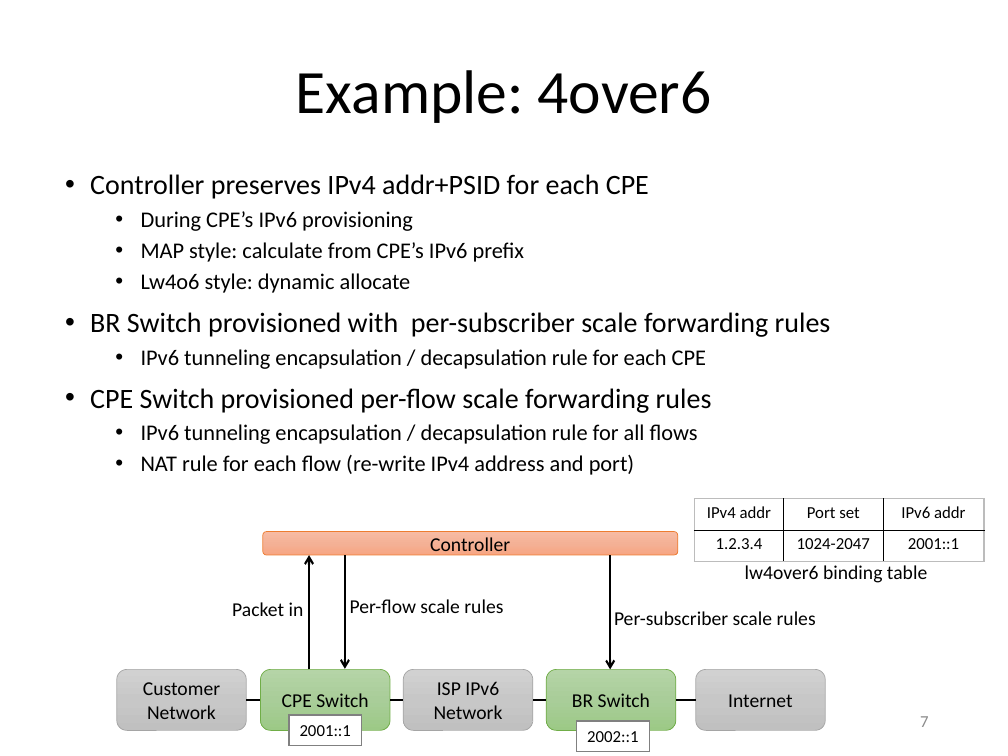
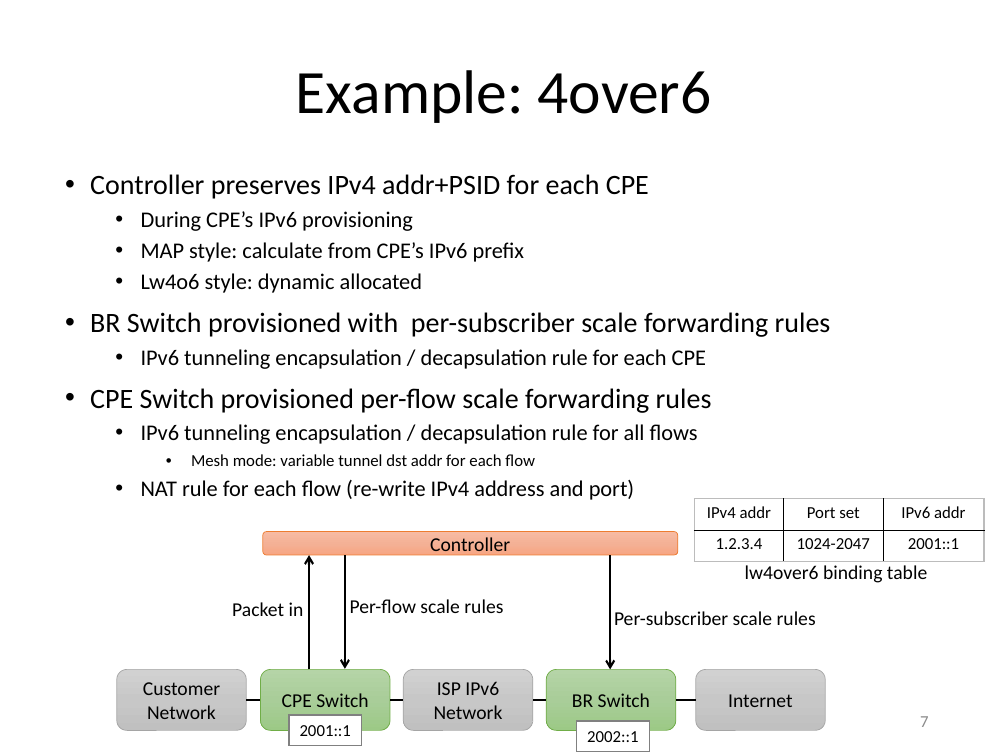
Before and after one commit to gnocuil/draft-sdn, a slide deck: slide 7 of Unified IPv6 Transition Framework With Flow-based Forwarding.pptx. Drawn at 1008x756 pixels with LibreOffice and Linux fonts; fonts in the diff are those of the drawing. Boxes give left, top, right and bottom in pixels: in the first picture for what was removed or moved away, otherwise in the second. Text is boxed around its words. In the diff, an @@ line names an element or a change of style, - is before the commit and + after.

```diff
--- a/Unified IPv6 Transition Framework With Flow-based Forwarding.pptx
+++ b/Unified IPv6 Transition Framework With Flow-based Forwarding.pptx
@@ text at <box>141,273,423,293</box>: text changed @@
-  • Lw4o6 style: dynamic allocate
+  • Lw4o6 style: dynamic allocated
@@ text at <box>191,454,535,466</box>: paragraph added @@
+    • Mesh mode: variable tunnel dst addr for each flow
```
Also in this commit, not shown: 7 other slides changed.
